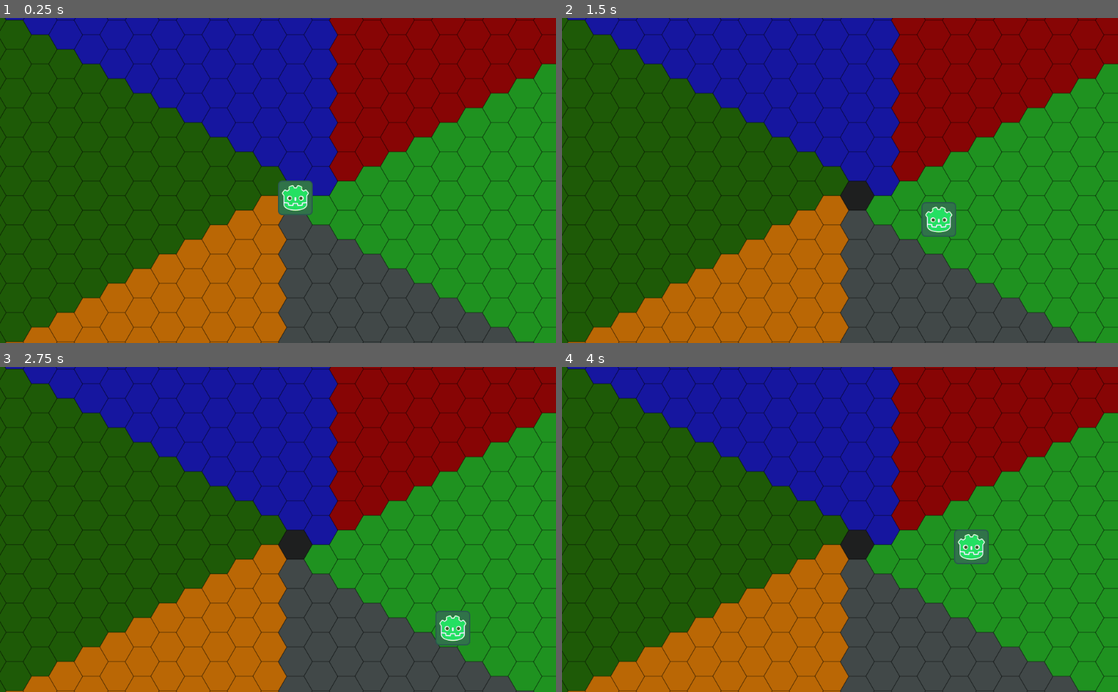
Above: before the commit, frames 1-4 (two rows, left to right).
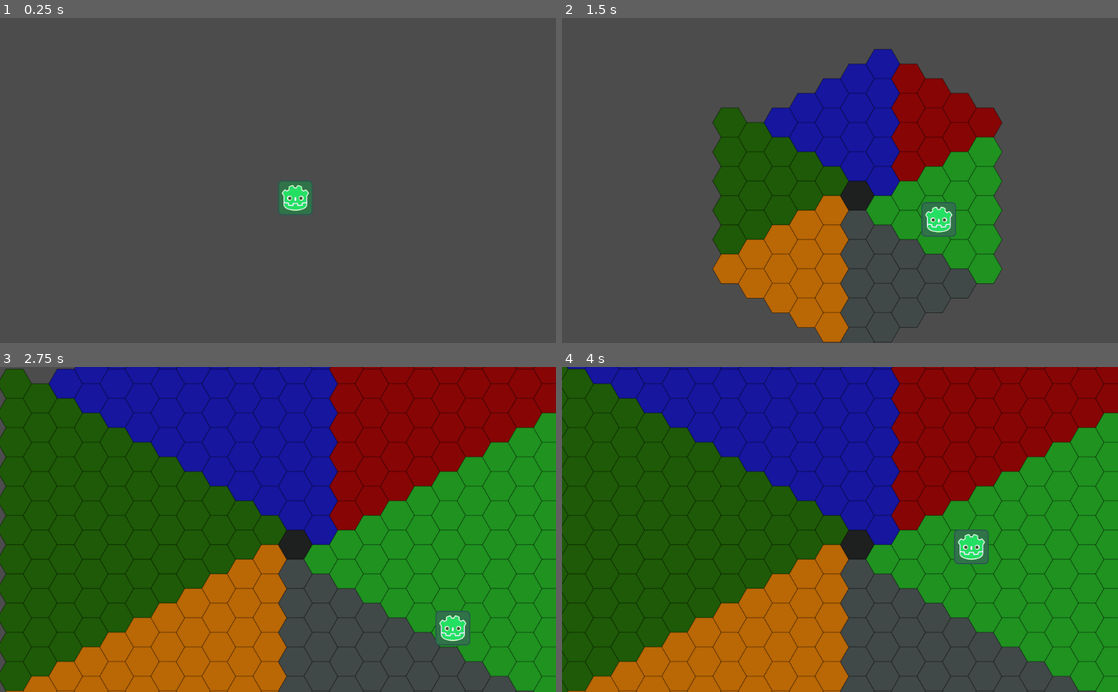
Above: after the commit, the same moments.

Repository: bziemons/zombie-prototype
Game: Godot game, scene res://WorldMap.tscn
The game is run twice, just before and just after one commit, with the same random seed, the same clock (stepped at 60 frames per second) and the same inputs.
Inputs (mouse positions are in pixels of both pictures, inside the frame that each line leads up to):
- Up to frame 1 (0.25 s): no input
- Up to frame 2 (1.5 s): tap Enter at 0.5 s; move the mouse to (962, 164) at 0.52 s; hold Right (ui_right) 0.53-1.28 s; click (962, 164) at 0.67 s; move the mouse to (728, 196) at 1.27 s; hold Down (ui_down) from 1.28 s (still down)
- Up to frame 3 (2.75 s): move the mouse to (333, 458) at 2.02 s; release Down (ui_down) at 2.03 s; hold Right (ui_right) from 2.03 s (still down)
- Up to frame 4 (4 s): move the mouse to (812, 594) at 2.77 s; release Right (ui_right) at 2.78 s; hold Up (ui_up) 2.78-3.53 s; click (812, 594) at 2.92 s; move the mouse to (1006, 578) at 3.52 s; hold Left (ui_left) from 3.53 s (still down)

The runs differ from the first frame. In frame 1, 91% of the frame differs, in the area x 0-100%, y 0-100%; in frame 2, 61%; in frame 3, 0.7%; in frame 4, nothing differs.

Commit message:
Generate map in 0.2s steps

Diff:
--- a/WorldMap.gd
+++ b/WorldMap.gd
@@ -7,6 +7,9 @@
 onready var travel_panel = camera.get_node("TravelLayer/TravelPanel")
 onready var travel_label = camera.get_node("TravelLayer/TravelPanel/TravelLabel")
 
+var starttile = Vector2(0, 0)
+var timedone = 0
+var lastgenerated = 0
 var width = 64
 var heigth = sqrt(3) * (64 / 2)
 
@@ -62,9 +65,26 @@
 	path_line.set_joint_mode(path_line.LINE_JOINT_ROUND)
 
 	clear()
-	var tile = Vector2(0, 0)
-	set_cellv(tile, 0)
-	for a in range(100):
+	set_cellv(starttile, 0)
+
+func _process(delta):
+	timedone += delta
+	var offs = 0.2
+	while (timedone > offs):
+		timedone -= offs
+		generate_level(lastgenerated)
+		lastgenerated += 1
+
+func get_level_from_idx(x):
+	var level = 0
+	while x >= 6:
+		level += 1
+		x = x - (6 * level)
+	return level
+
+func generate_level(level):
+	var tile = Vector2(starttile.x, starttile.y)
+	for a in range(level):
 		for b in range(a):
 			if tile.x as int % 2 == 0:
 				set_cellv(tile + Vector2(1, -1), 1)
--- a/WorldMap.tscn
+++ b/WorldMap.tscn
@@ -112,10 +112,8 @@
 
 [node name="Camera2D" type="Camera2D" parent="."]
 current = true
-drag_margin_left = 0.0
-drag_margin_top = 0.0
-drag_margin_right = 0.0
-drag_margin_bottom = 0.0
+drag_margin_h_enabled = false
+drag_margin_v_enabled = false
 
 [node name="TravelLayer" type="CanvasLayer" parent="Camera2D"]
 
